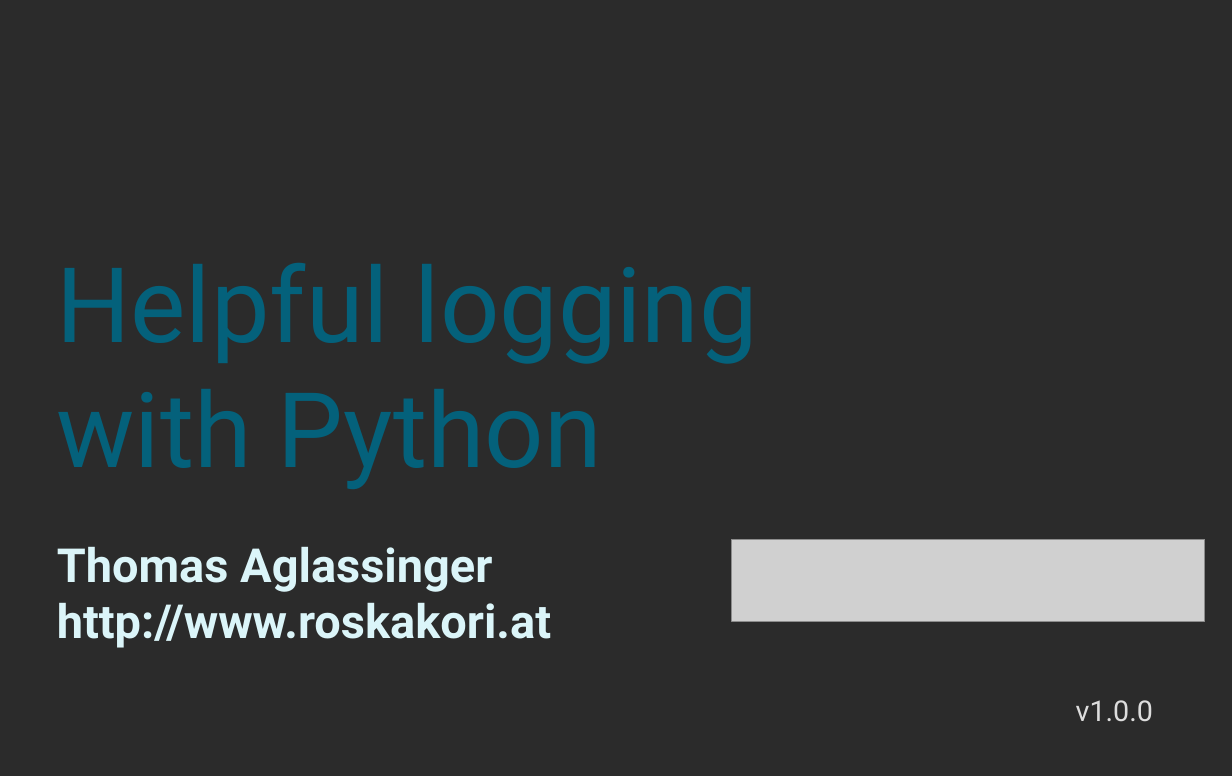
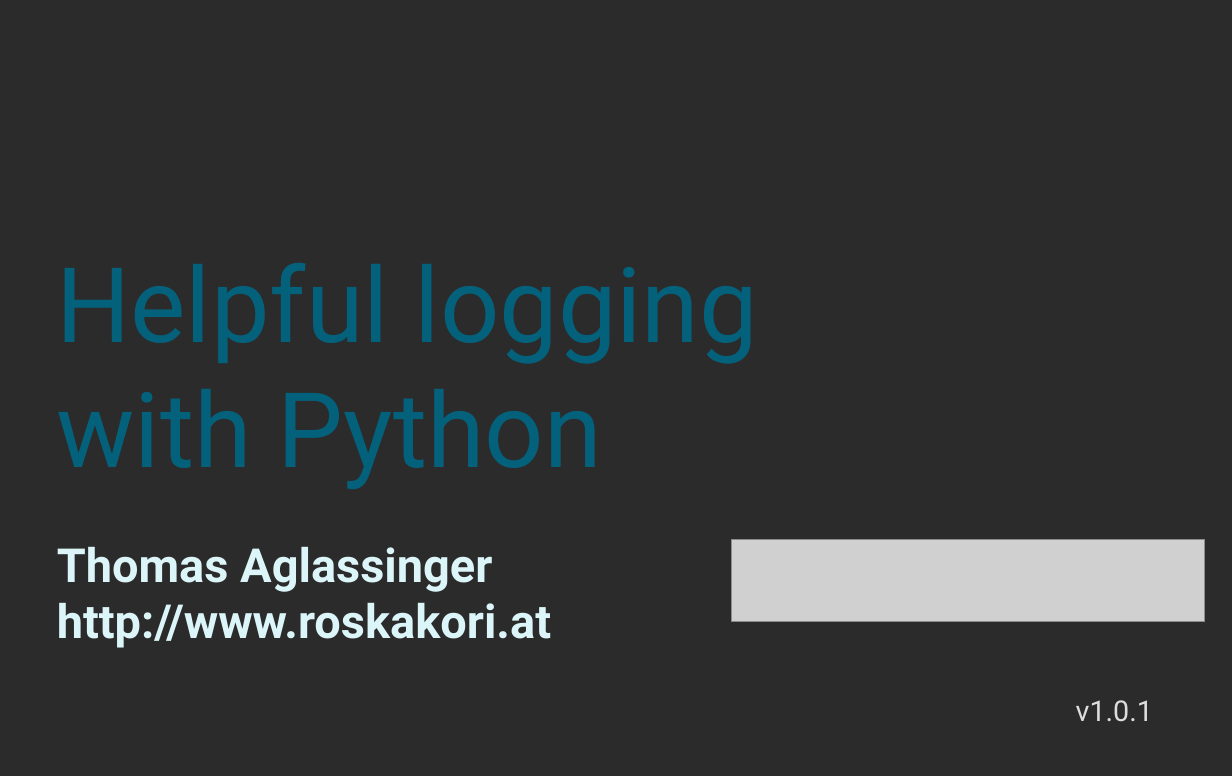
Before and after one commit to roskakori/talks, a slide deck: slide 1 of pydays/helpful_logging_with_python/Helpful logging with Python.odp. Drawn at 1232x776 pixels with LibreOffice and Linux fonts; fonts in the diff are those of the drawing; grey boxes stand for pictures; background and template pictures are left out; a plain dark background stands for a picture behind light text. Boxes give left, top, right and bottom in pixels: in the first picture for what was removed or moved away, otherwise in the second. Text is boxed around its words. In the diff, an @@ line names an element or a change of style, - is before the commit and + after.

```diff
--- a/pydays/helpful_logging_with_python/Helpful logging with Python.odp
+++ b/pydays/helpful_logging_with_python/Helpful logging with Python.odp
@@ text at <box>1076,700,1153,722</box>: text changed @@
-v1.0.0
+v1.0.1
```
Also in this commit, not shown: 4 other slides changed.
